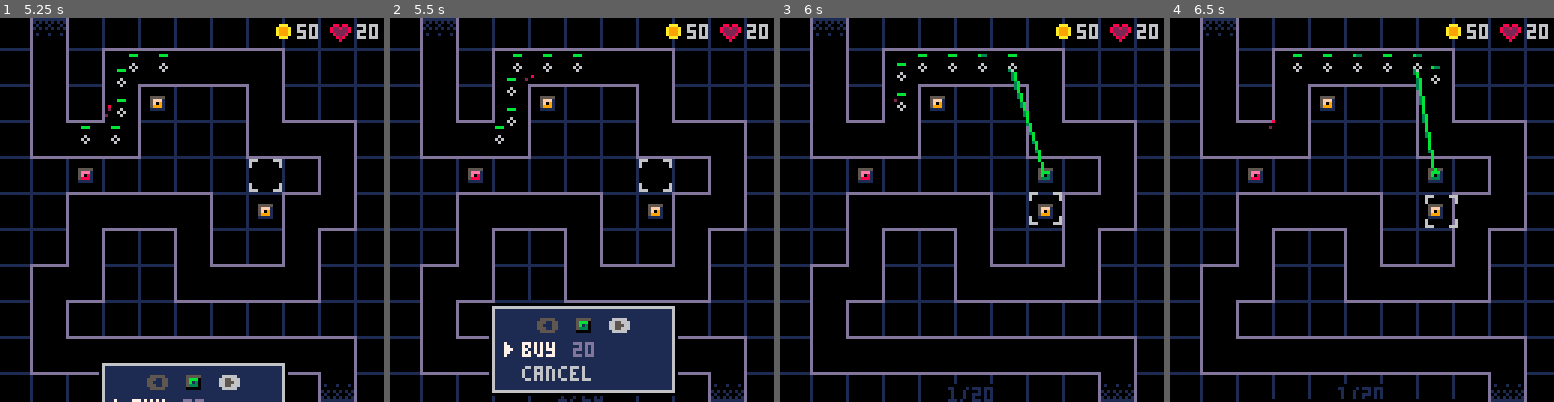
Above: before the commit, frames 1-4 (left to right).
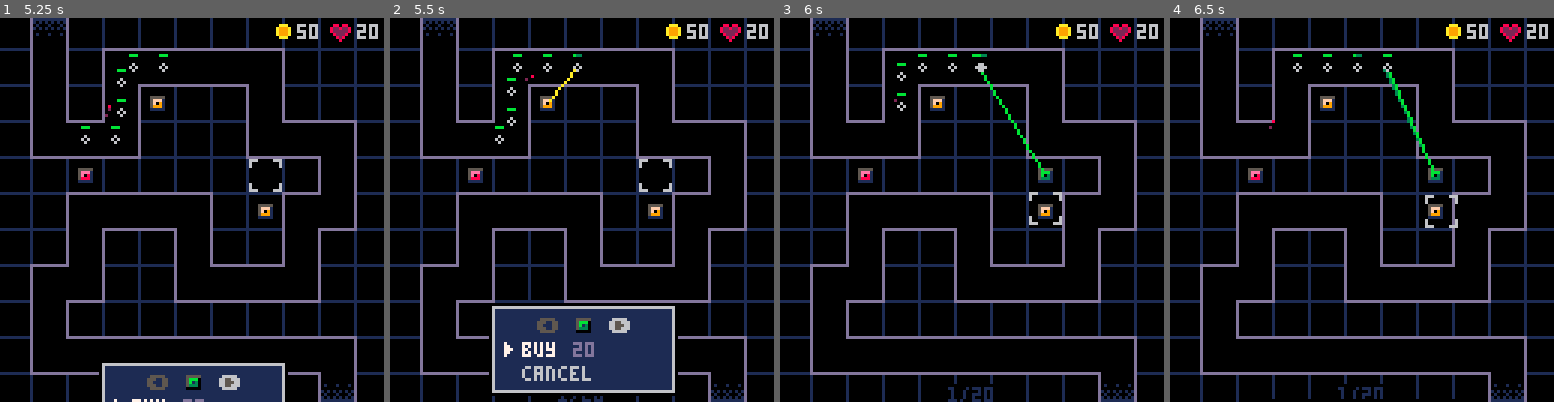
Above: after the commit, the same moments.

Repository: beardedsakimonkey/pixel_td.p8
Game: PICO-8 cartridge pixel_td.p8
The game is run twice, just before and just after one commit, with the same random seed, the same clock (stepped at 60 frames per second) and the same inputs.
Inputs:
- Up to frame 1 (5.25 s): tap X (X key) at 0.33, 1.07, 1.85, 2.97, 4.08, 5.2 s; tap O (Z key) at 0.7, 1.7, 2.1, 2.5, 2.9, 3.3, 3.7, 4.1, 4.5, 4.9 s; hold Right 1.6-2.1 s; hold Up 2.15-2.42 s; hold Right 2.47-3.03 s; hold Left 3.08-3.58 s; hold Down 3.63-3.97 s; hold Right 4.02-4.68 s; hold Up 4.73-5.03 s; hold Left from 5.08 s (still down)
- Up to frame 2 (5.5 s): keep holding Left; tap O (Z key) at 5.3 s
- Up to frame 3 (6 s): release Left at 5.68 s; tap O (Z key) at 5.7 s; hold Down from 5.73 s (still down)
- Up to frame 4 (6.5 s): release Down at 6.03 s; hold Right from 6.08 s (still down); tap O (Z key) at 6.1 s; tap X (X key) at 6.32 s

Frame 1 is identical in both runs. In frame 2, less than 0.1% of the frame differs, in the area x 41-50%, y 9-22%; in frame 3, 0.6%; in frame 4, 0.7%, in the area x 55-71%, y 9-40%.

Commit message:
fix yellow tower misfiring

Diff:
--- a/bullet.lua
+++ b/bullet.lua
@@ -125,18 +125,29 @@
 -- Yellow ----------------------------------------------------------------------
 
 local function update_bullets_yellow(twr)
+    local REGISTER_DMG = 30
+    local num_bullets = #twr.bullets
+    local misfires = 0 -- enemy died before bullet registered damage
     for blt in all(twr.bullets) do
         if blt.enemy.hp == 0 then
+            if blt.age < REGISTER_DMG then
+                misfires += 1
+            end
             del(twr.bullets, blt)
         else
             blt.age += 1
         end
+    end
+    -- if all bullets were misfired, reset cd
+    if misfires > 0 and misfires == num_bullets then
+        twr.cd = 0
+        return
     end
     if #twr.bullets == 0 then return end
     if twr.bullets[1].age >= 60 then
         twr.bullets = {}
     else
-        if twr.bullets[1].age == 30 then
+        if twr.bullets[1].age == REGISTER_DMG then
             -- register damage & slow
             for blt in all(twr.bullets) do
                 blt.enemy.hp = max(0, blt.enemy.hp-twr.dmg)
@@ -167,8 +178,8 @@
         local color
         if blt.age >= 20 and blt.age <= 42 then
             if     blt.age <= 23 then color = C.dark_blue
-            elseif blt.age <= 24 then color = C.brown
-            elseif blt.age <= 27 then color = C.orange
+            elseif blt.age <= 26 then color = C.brown
+            elseif blt.age <= 28 then color = C.orange
             elseif blt.age <= 30 then color = C.yellow
             elseif blt.age <= 36 then color = C.peach
             elseif blt.age <= 37 then color = C.white
